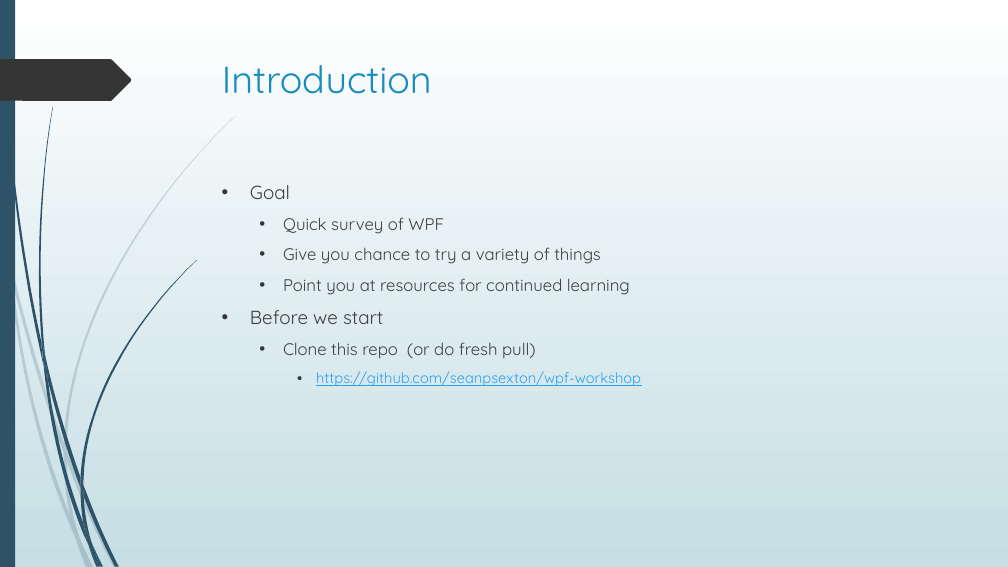
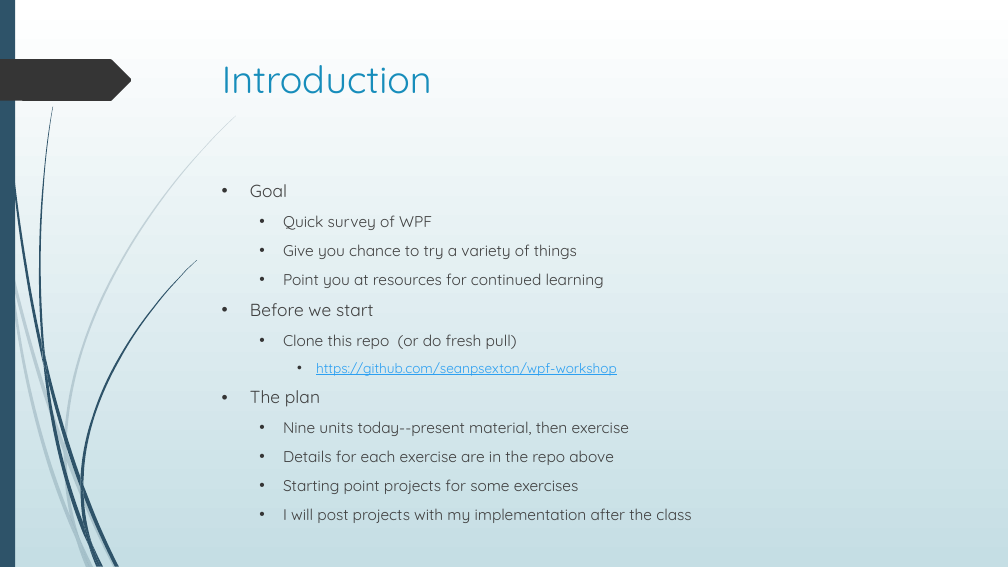
Before and after one commit to seanpsexton/wpf-workshop-solutions, a slide deck: slide 2 of WPF-Workshop-Sexton-Oct2023.pptx. Drawn at 1008x567 pixels with LibreOffice and Linux fonts; fonts in the diff are those of the drawing. Boxes give left, top, right and bottom in pixels: in the first picture for what was removed or moved away, otherwise in the second. Text is boxed around its words. In the diff, an @@ line names an element or a change of style, - is before the commit and + after.

```diff
--- a/WPF-Workshop-Sexton-Oct2023.pptx
+++ b/WPF-Workshop-Sexton-Oct2023.pptx
@@ text at [250, 184, 617, 376]: size 18 to 16.6 pt in "Goal", "Before we start"; size 16 to 14.8 pt in "Quick survey of WPF", "Give you chance to try a variety ...", "Point you at resources for continued learning", "Clone this repo (or do fresh pull)"; size 14 to 12.9 pt in "https://github.com/seanpsexton/wpf-workshop" @@
@@ text at [250, 390, 691, 523]: paragraphs added @@
+• The plan
+  • Nine units today--present material, then exercise
+  • Details for each exercise are in the repo above
+  • Starting point projects for some exercises
+  • I will post projects with my implementation after the class
```
Also in this commit, not shown: 1 other slide changed.
